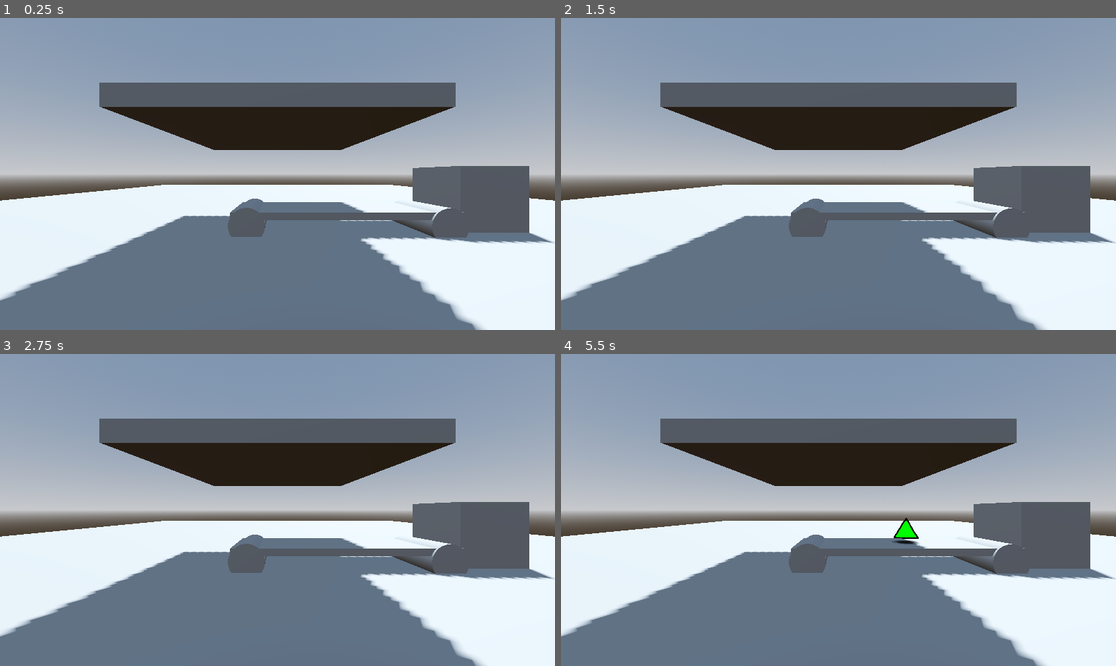
Above: before the commit, frames 1-4 (two rows, left to right).
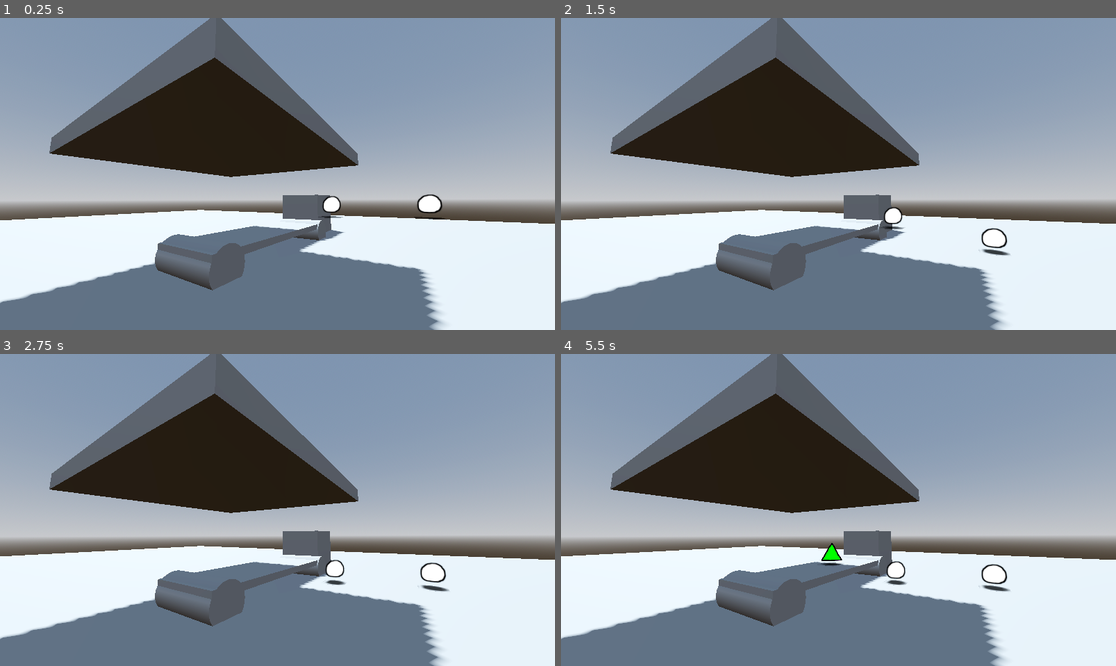
Above: after the commit, the same moments.

Repository: duboisr96/igwdcn
Game: Godot game, scene res://Scenes/Levels/level.tscn
The game is run twice, just before and just after one commit, with the same random seed, the same clock (stepped at 60 frames per second) and the same inputs.
Inputs (mouse positions are in pixels of both pictures, inside the frame that each line leads up to):
- Up to frame 1 (0.25 s): no input
- Up to frame 2 (1.5 s): move the mouse to (960, 158) at 0.52 s; tap - (decrease belt speed) at 0.6 s; move the mouse to (727, 189) at 1.27 s; tap Mouse wheel up (increase belt speed) at 1.35 s
- Up to frame 3 (2.75 s): move the mouse to (333, 441) at 2.02 s; tap - (decrease belt speed) at 2.1 s
- Up to frame 4 (5.5 s): move the mouse to (810, 572) at 2.77 s; tap Mouse wheel up (increase belt speed) at 2.85, 4.35 s; move the mouse to (1005, 556) at 3.52 s; tap - (decrease belt speed) at 3.6, 5.1 s; move the mouse to (672, 463) at 4.27 s; move the mouse to (866, 510) at 5.02 s

The runs differ from the first frame. In frame 1, 38% of the frame differs, in the area x 0-100%, y 0-100%; in frame 2, 38%; in frame 3, 38%; in frame 4, 38%.

Commit message:
remerging small changes
checking changes

Diff:
--- a/Scenes/Levels/level.tscn
+++ b/Scenes/Levels/level.tscn
@@ -1,8 +1,9 @@
-[gd_scene load_steps=7 format=3 uid="uid://dco7ge6wv3vwt"]
+[gd_scene load_steps=8 format=3 uid="uid://dco7ge6wv3vwt"]
 
 [ext_resource type="PackedScene" uid="uid://dp3qifyfd544h" path="res://Scenes/objects/factory/production_machine.tscn" id="1_ks7je"]
 [ext_resource type="PackedScene" uid="uid://tee8f4gof21a" path="res://Scenes/objects/factory/bin.tscn" id="2_fj8l3"]
 [ext_resource type="PackedScene" uid="uid://brpifkwn3qxka" path="res://Scenes/objects/factory/belt.tscn" id="3_slbud"]
+[ext_resource type="PackedScene" uid="uid://cw44xutd13o53" path="res://Scenes/objects/shapes/shape_base.tscn" id="4_frdtc"]
 
 [sub_resource type="ProceduralSkyMaterial" id="ProceduralSkyMaterial_yq5cy"]
 sky_horizon_color = Color(0.64625, 0.65575, 0.67075, 1)
@@ -30,7 +31,7 @@
 [node name="ProductionMachine" parent="." instance=ExtResource("1_ks7je")]
 
 [node name="Camera3D" type="Camera3D" parent="."]
-transform = Transform3D(1, 0, 0, 0, 1, 0, 0, 0, 1, 0, 0.831159, 3.15091)
+transform = Transform3D(0.537803, -0.107983, -0.836127, -0.00342958, 0.991475, -0.130252, 0.843064, 0.0729175, 0.532848, -1.97198, 0.831159, 2.09831)
 fov = 77.0723
 
 [node name="Bin" parent="." instance=ExtResource("2_fj8l3")]
@@ -44,3 +45,9 @@
 
 [node name="Belt" parent="." instance=ExtResource("3_slbud")]
 transform = Transform3D(0.5, 0, 0, 0, 0.5, 0, 0, 0, 0.5, -0.673463, 0.254696, 0)
+
+[node name="ShapeBase" parent="." instance=ExtResource("4_frdtc")]
+transform = Transform3D(1, 0, 0, 0, 1, 0, 0, 0, 1, 1.71414, 1.25991, 1.46168)
+
+[node name="ShapeBase2" parent="." instance=ExtResource("4_frdtc")]
+transform = Transform3D(1, 0, 0, 0, 1, 0, 0, 0, 1, 2.15687, 1.27363, 1.96168)
--- a/Scenes/objects/shapes/shape_base.tscn
+++ b/Scenes/objects/shapes/shape_base.tscn
@@ -36,7 +36,6 @@
 
 [node name="shadow" type="Sprite3D" parent="."]
 transform = Transform3D(0.2, 0, 0, 0, -8.74228e-09, -0.2, 0, 0.2, -8.74228e-09, -0.0155222, -0.493061, -0.0260319)
-visible = false
 modulate = Color(0.00392157, 0.00392157, 0.00392157, 0.792157)
 texture = ExtResource("2_2injy")
 
